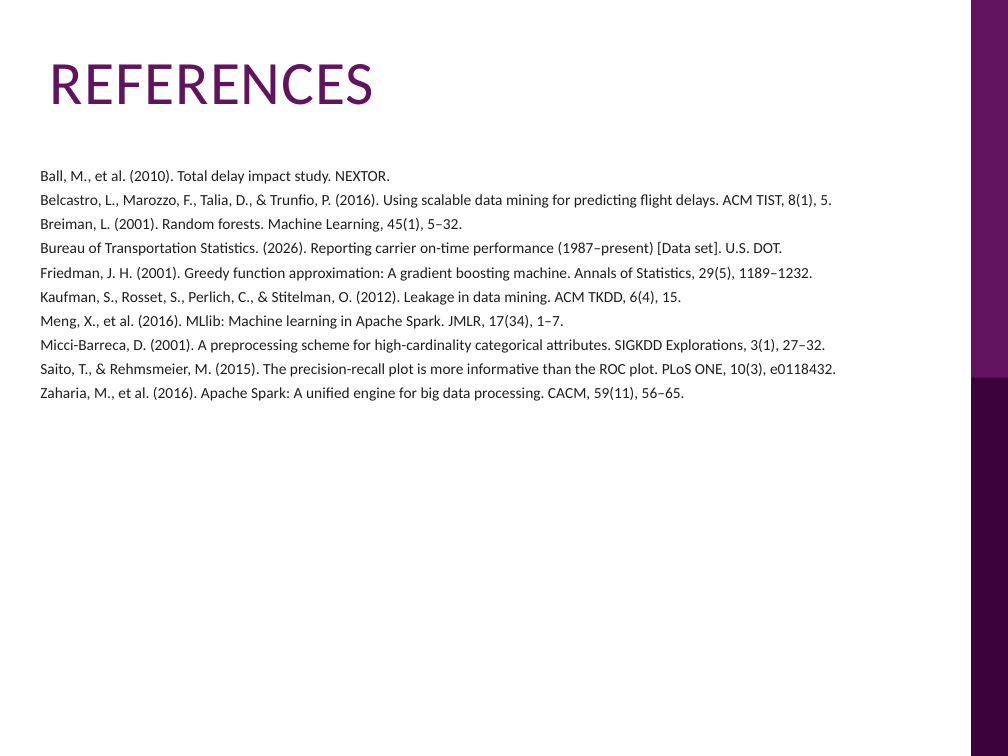
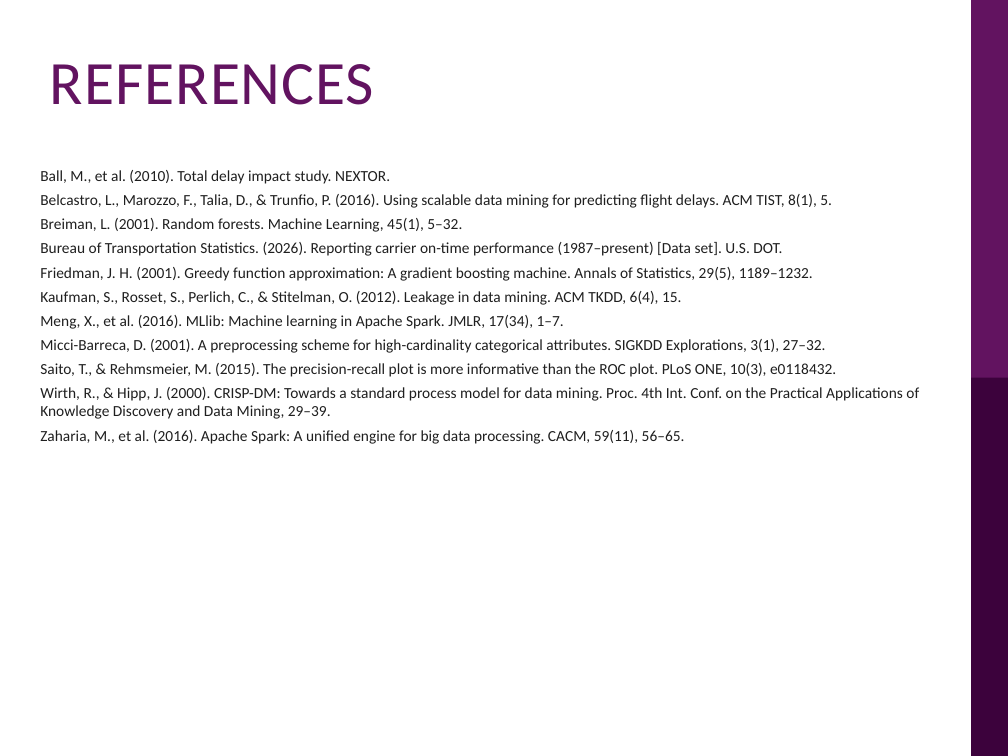
Before and after one commit to tiong0526/clone-21092024, a slide deck: slide 19 of bdmla-flight-delay/presentation/BDMLA_CW1_Flight_Delay_Presentation.pptx (slide 18 before the commit). Drawn at 1008x756 pixels with LibreOffice and Linux fonts; fonts in the diff are those of the drawing; background and template pictures are left out. Boxes give left, top, right and bottom in pixels: in the first picture for what was removed or moved away, otherwise in the second. Text is boxed around its words. In the diff, an @@ line names an element or a change of style, - is before the commit and + after.

```diff
--- a/bdmla-flight-delay/presentation/BDMLA_CW1_Flight_Delay_Presentation.pptx
+++ b/bdmla-flight-delay/presentation/BDMLA_CW1_Flight_Delay_Presentation.pptx
@@ text at (x1=40, y1=387, x2=919, y2=419): paragraph added @@
+Wirth, R., & Hipp, J. (2000). CRISP-DM: Towards a standard process model for data mining. Proc. 4th Int. Conf. on the Practical Applications of Knowledge Discovery and Data Mining, 29–39.
```
Also in this commit, not shown: 1 other slide changed, 1 slide added, 2 other files.
